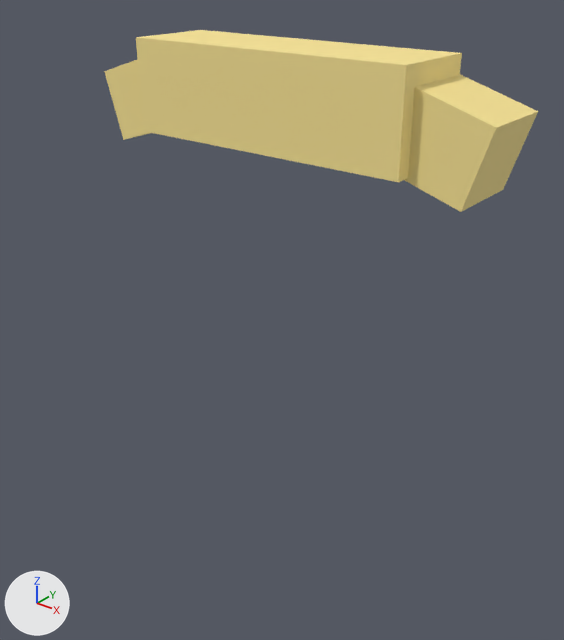
An edit to the glTF model public/assets/models/characters/wardrobe/face-stache-blond.glb, drawn before and after from the same camera.
Rendered twice from a 50 mm camera at (0.153, -0.329, 0.141) aimed at (0.011, -0.151, 0.031). Every picture has the same lights, and +X, +Y and +Z are marked at lower left. The first picture is the older version. Vertices at exactly the same position are counted once.

The first picture shows 'stache', 'stache_tip_-1', 'stache_tip_1'.
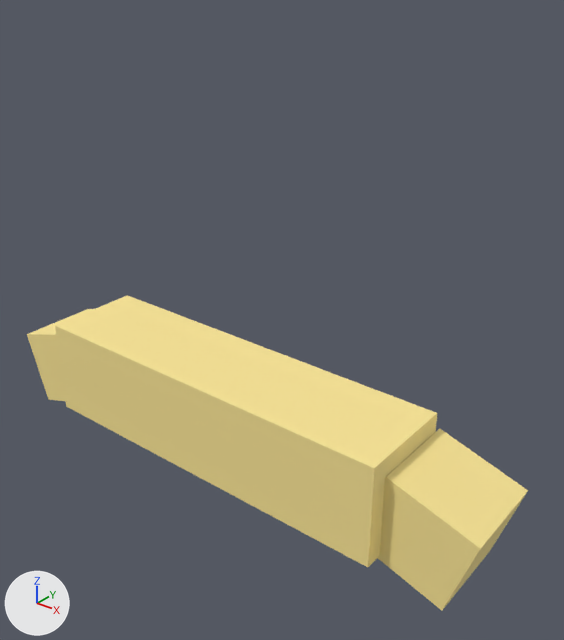
Where the change shows, as pixel boxes [x1, y1, x2, y2] in the pictures (564 x 640 px):
'stache', moved, rescaled (17% wider, 78% taller)
    before: [136, 30, 462, 182]
    after: [55, 295, 437, 567]
'stache_tip_1', reshaped (13% wider, 31% taller)
    before: [405, 74, 538, 212]
    after: [378, 429, 528, 610]
'stache_tip_-1', reshaped
    before: [104, 60, 150, 140]
    after: [27, 309, 93, 401]

What changed in the scene script:
```text
Change me_stache:
    used by ob_stache; location = (0.0, 0.0, 0.0)
    remove me_stache.from_pydata(...)  # 8 vertices, 12 faces; spans x -0.05..0.05, y -0.15..-0.12, z 0.083..0.113
    add me_stache.from_pydata(...)  # 8 vertices, 12 faces; spans x -0.0675..0.0675, y -0.183..-0.149, z -0.017..0.017
    me_stache part 1: the whole mesh is scaled about its middle by (1.35, 1.13, 1.13), then moved by (0.0, -0.031, -0.098)
Change me_stache_tip__1:
    used by ob_stache_tip__1; location = (0.0, 0.0, 0.0)
    remove me_stache_tip__1.from_pydata(...)  # 8 vertices, 12 faces; spans x -0.0735..-0.0425, y -0.145..-0.119, z 0.0768..0.1072
    add me_stache_tip__1.from_pydata(...)  # 8 vertices, 12 faces; spans x -0.0965..-0.0595, y -0.177..-0.147, z -0.0248..0.0108
    me_stache_tip__1 part 2
    me_stache_tip__1.vertices[0].co: (-0.0664, -0.145, 0.0768) -> (-0.0882, -0.177, -0.0248)  # pixel (123, 139) -> pixel (48, 399)
    me_stache_tip__1.vertices[1].co: (-0.0735, -0.145, 0.0998) -> (-0.0965, -0.177, 0.0019)  # pixel (104, 71) -> pixel (26, 334)
    me_stache_tip__1.vertices[2].co: (-0.0664, -0.119, 0.0768) -> (-0.0882, -0.147, -0.0248)
    me_stache_tip__1.vertices[3].co: (-0.0735, -0.119, 0.0998) -> (-0.0965, -0.147, 0.0019)  # not seen -> pixel (87, 309)
    me_stache_tip__1.vertices[4].co: (-0.0425, -0.145, 0.0842) -> (-0.0595, -0.177, -0.0159)
    me_stache_tip__1.vertices[5].co: (-0.0496, -0.145, 0.1072) -> (-0.0678, -0.177, 0.0108)
    me_stache_tip__1.vertices[6].co: (-0.0425, -0.119, 0.0842) -> (-0.0595, -0.147, -0.0159)
    me_stache_tip__1.vertices[7].co: (-0.0496, -0.119, 0.1072) -> (-0.0678, -0.147, 0.0108)
Change me_stache_tip_1:
    used by ob_stache_tip_1; location = (0.0, 0.0, 0.0)
    remove me_stache_tip_1.from_pydata(...)  # 8 vertices, 12 faces; spans x 0.0425..0.0735, y -0.145..-0.119, z 0.0768..0.1072
    add me_stache_tip_1.from_pydata(...)  # 8 vertices, 12 faces; spans x 0.0595..0.0965, y -0.177..-0.147, z -0.0248..0.0108
    me_stache_tip_1 part 3
    me_stache_tip_1.vertices[0].co: (0.0425, -0.145, 0.0842) -> (0.0595, -0.177, -0.0159)
    me_stache_tip_1.vertices[1].co: (0.0496, -0.145, 0.1072) -> (0.0678, -0.177, 0.0108)  # pixel (413, 86) -> pixel (386, 477)
    me_stache_tip_1.vertices[2].co: (0.0425, -0.119, 0.0842) -> (0.0595, -0.147, -0.0159)
    me_stache_tip_1.vertices[3].co: (0.0496, -0.119, 0.1072) -> (0.0678, -0.147, 0.0108)  # pixel (460, 74) -> pixel (439, 428)
    me_stache_tip_1.vertices[4].co: (0.0664, -0.145, 0.0768) -> (0.0882, -0.177, -0.0248)  # pixel (460, 211) -> pixel (442, 611)
    me_stache_tip_1.vertices[5].co: (0.0735, -0.145, 0.0998) -> (0.0965, -0.177, 0.0019)  # pixel (496, 127) -> pixel (480, 548)
    me_stache_tip_1.vertices[6].co: (0.0664, -0.119, 0.0768) -> (0.0882, -0.147, -0.0248)  # pixel (503, 189) -> pixel (489, 551)
    me_stache_tip_1.vertices[7].co: (0.0735, -0.119, 0.0998) -> (0.0965, -0.147, 0.0019)  # pixel (538, 111) -> pixel (528, 490)
```
